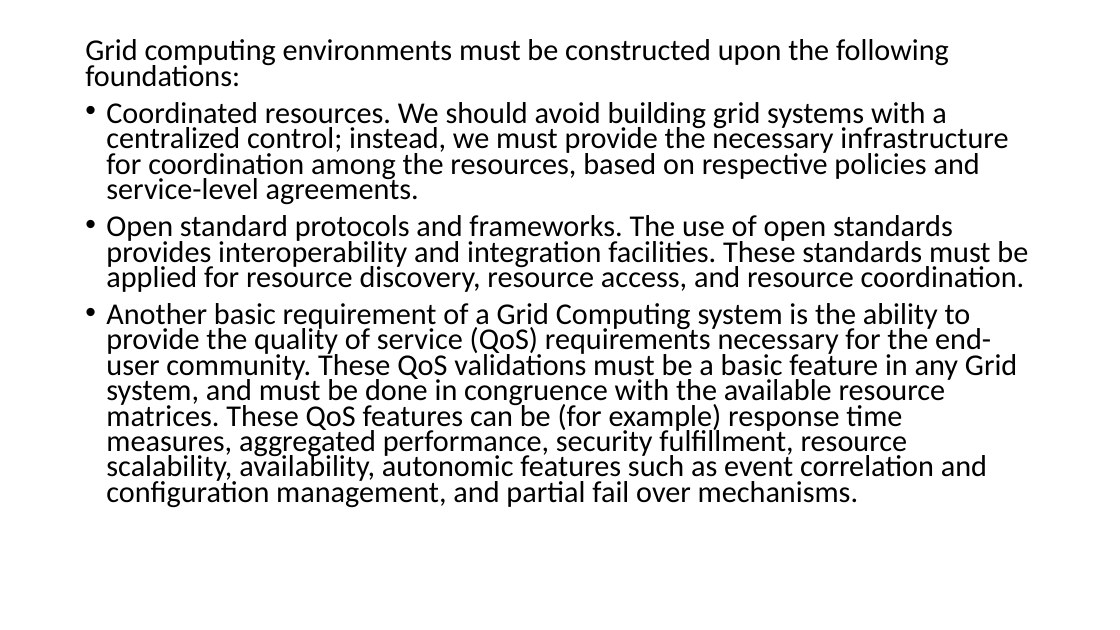
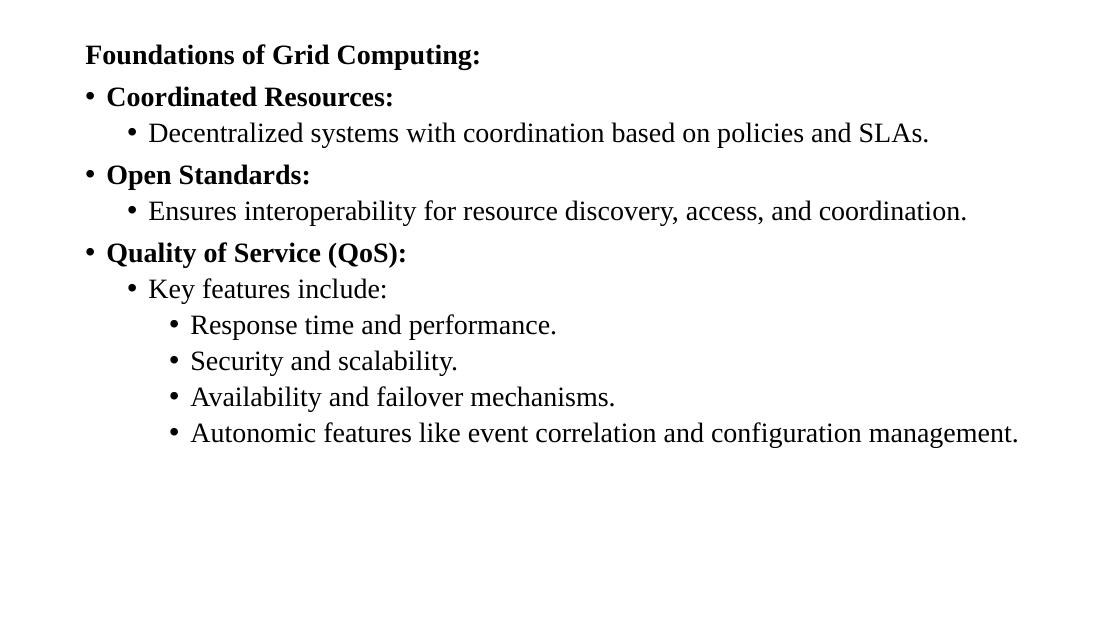
Before and after one commit to CSE-2026/4th-year-sem-2, a slide deck: slide 4 of HPC/UNIT1-PPT.pptx (slide 5 before the commit). Drawn at 1120x630 pixels with LibreOffice and Linux fonts; fonts in the diff are those of the drawing. Boxes give left, top, right and bottom in pixels: in the first picture for what was removed or moved away, otherwise in the second. Text is boxed around its words. In the diff, an @@ line names an element or a change of style, - is before the commit and + after.

```diff
--- a/HPC/UNIT1-PPT.pptx
+++ b/HPC/UNIT1-PPT.pptx
@@ text at box(85, 44, 1019, 448): text changed; size 25.9 to 24 pt; font Calibri to Times New Roman @@
-Grid computing environments must be constructed upon the following foundations:
-• Coordinated resources. We should avoid building grid systems with a centralized control; instead, we must provide the necessary infrastructure for coordination among the resources, based on respective policies and service-level agreements.
-• Open standard protocols and frameworks. The use of open standards provides interoperability and integration facilities. These standards must be applied for resource discovery, resource access, and resource coordination.
-• Another basic requirement of a Grid Computing system is the ability to provide the quality of service (QoS) requirements necessary for the end-user community. These QoS validations must be a basic feature in any Grid system, and must be done in congruence with the available resource matrices. These QoS features can be (for example) response time measures, aggregated performance, security fulfillment, resource scalability, availability, autonomic features such as event correlation and configuration management, and partial fail over mechanisms.
+Foundations of Grid Computing:
+• Coordinated Resources:
+  • Decentralized systems with coordination based on policies and SLAs.
+• Open Standards:
+  • Ensures interoperability for resource discovery, access, and coordination.
+• Quality of Service (QoS):
+  • Key features include:
+    • Response time and performance.
+    • Security and scalability.
+    • Availability and failover mechanisms.
+    • Autonomic features like event correlation and configuration management.
```
Also in this commit, not shown: 27 other slides changed, 10 slides added, 4 slides removed, 5 other files.
